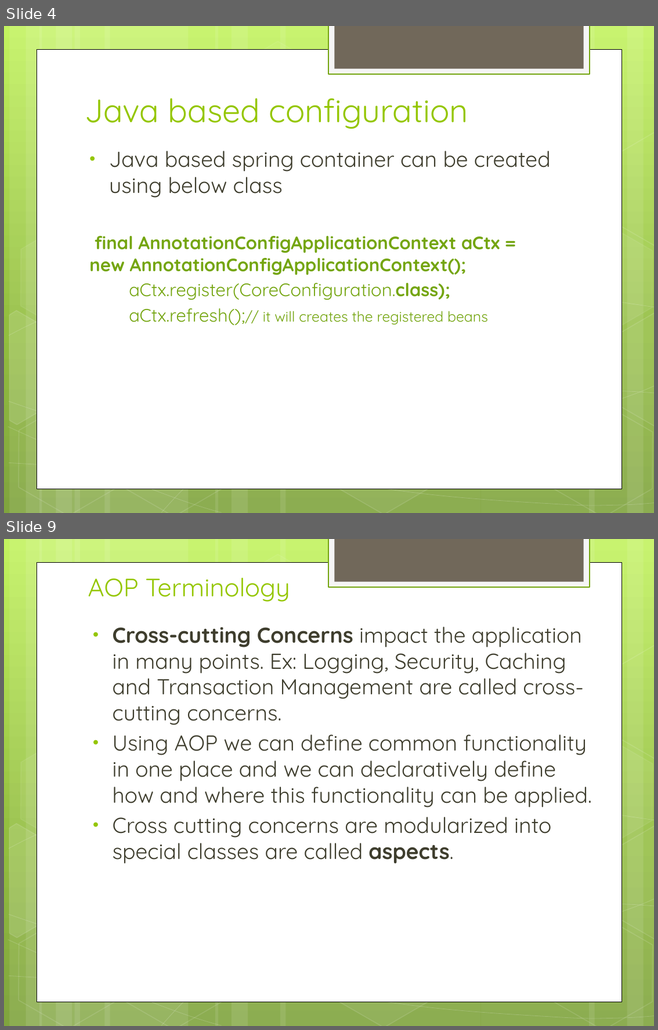
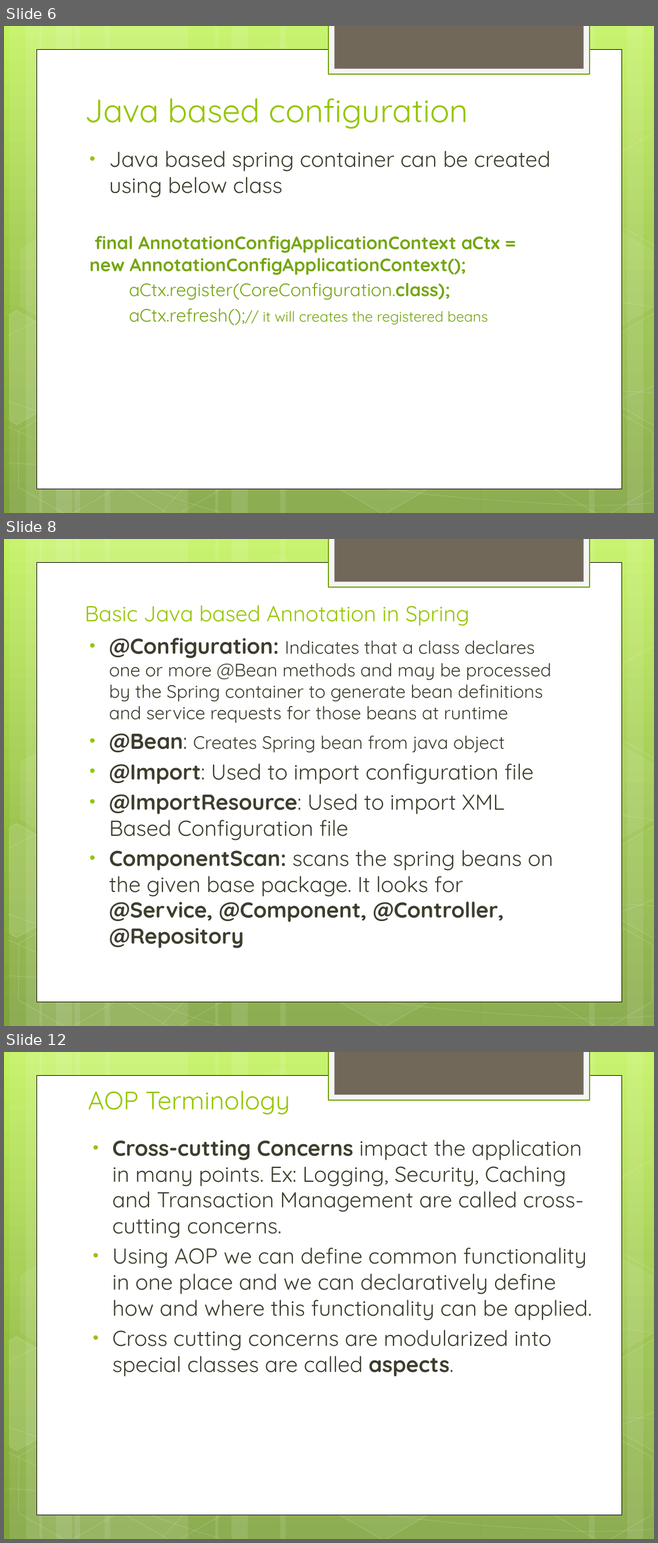
Before and after one commit to IPython-Learn/spring-java-training, a slide deck: SpringJavaTraining.pptx. Shown one above the other, each under a label of ours: slides 4 and 9 before the commit, slides 6, 8 and 12 after it; the slides between them are not shown. The pictures are 658x1030 and 658x1543 pixels, drawn with LibreOffice and Linux fonts; fonts in the diff are those of the drawing. Boxes give left, top, right and bottom in pixels: in the first picture for what was removed or moved away, otherwise in the second. Text is boxed around its words. In the diff, an @@ line names an element or a change of style, - is before the commit and + after.

Commit message:
spring core java based config

```diff
--- a/SpringJavaTraining.pptx
+++ b/SpringJavaTraining.pptx
@@ slide 8 added at (4, 539, 654, 1026), background gradient #C3F35F to #93BF3F to #81A53E; not listed: 31 template elements that a slide beside it also shows @@
@@ title added at (85, 605, 470, 626), 24 pt, text #94C600 @@
+Basic Java based Annotation in Spring
@@ text added at (109, 638, 553, 948), 24 pt, text #3E3D2D @@
+• @Configuration: Indicates that a class declares one or more @Bean methods and may be processed by the Spring container to generate bean definitions and service requests for those beans at runtime
+• @Bean: Creates Spring bean from java object
+• @Import: Used to import configuration file
+• @ImportResource: Used to import XML Based Configuration file
+• ComponentScan: scans the spring beans on the given base package. It looks for @Service, @Component, @Controller, @Repository
@@ what was slide 4 is now slide 6 @@
@@ what was slide 9 is now slide 12 @@
```
Also in this commit, not shown: 5 slides changed, 9 other slides added, 3 slides removed, 38 other files.
